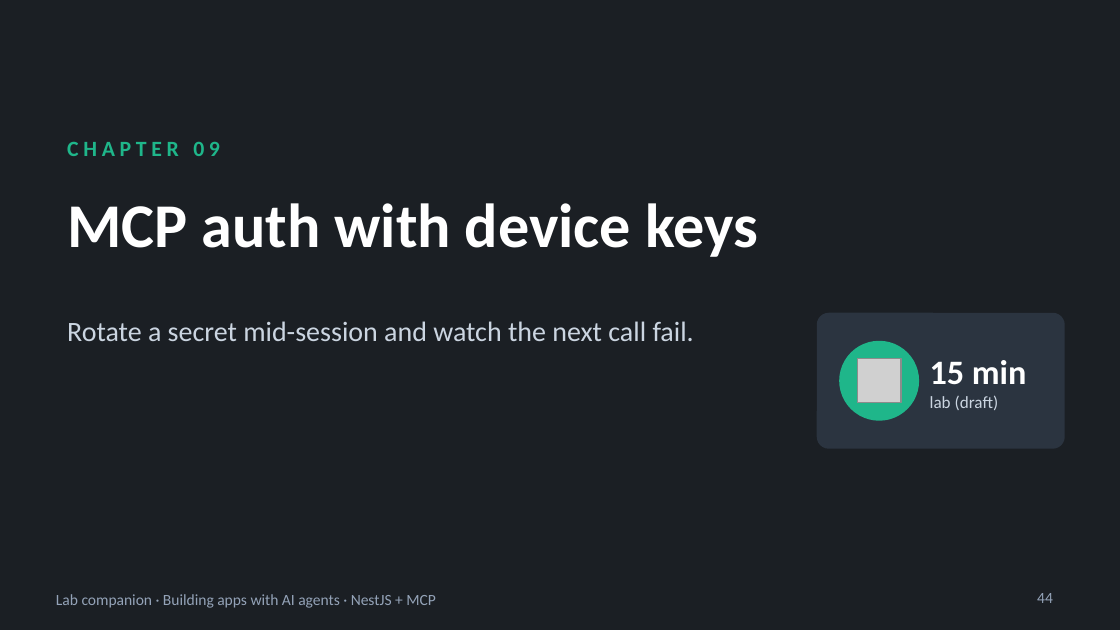
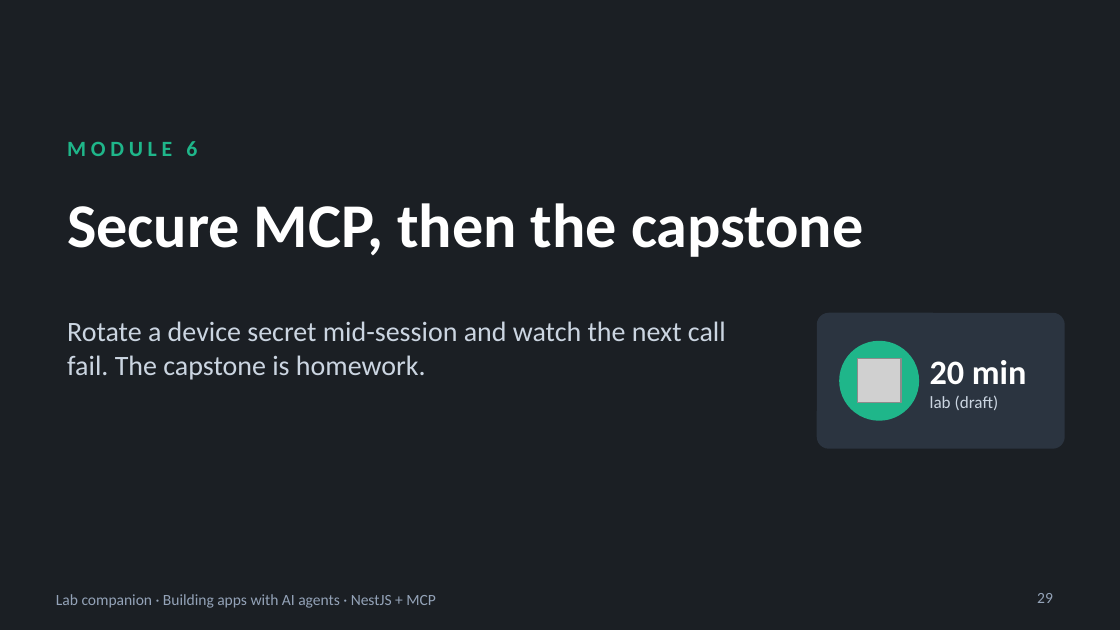
Before and after one commit to blazaga/ai-training-modules, a slide deck: slide 29 of docs/ai-agent-training/slides/lab-companion.pptx (slide 44 before the commit). Drawn at 1120x630 pixels with LibreOffice and Linux fonts; fonts in the diff are those of the drawing; grey boxes stand for pictures. Boxes give left, top, right and bottom in pixels: in the first picture for what was removed or moved away, otherwise in the second. Text is boxed around its words. In the diff, an @@ line names an element or a change of style, - is before the commit and + after.

```diff
--- a/docs/ai-agent-training/slides/lab-companion.pptx
+++ b/docs/ai-agent-training/slides/lab-companion.pptx
@@ text at [67,141,197,156]: text changed @@
-CHAPTER 09
+MODULE 6
@@ title at [67,203,863,257]: text changed @@
-MCP auth with device keys
+Secure MCP, then the capstone
@@ text at [67,321,726,380]: text changed @@
-Rotate a secret mid-session and watch the next call fail.
+Rotate a device secret mid-session and watch the next call fail. The capstone is homework.
@@ text at [930,360,1027,385]: text changed @@
-15 min
+20 min
@@ page number at [1037,593,1053,603]: text changed @@
-44
+29
```
Also in this commit, not shown: 28 other slides changed, 16 slides removed, 18 other files.
